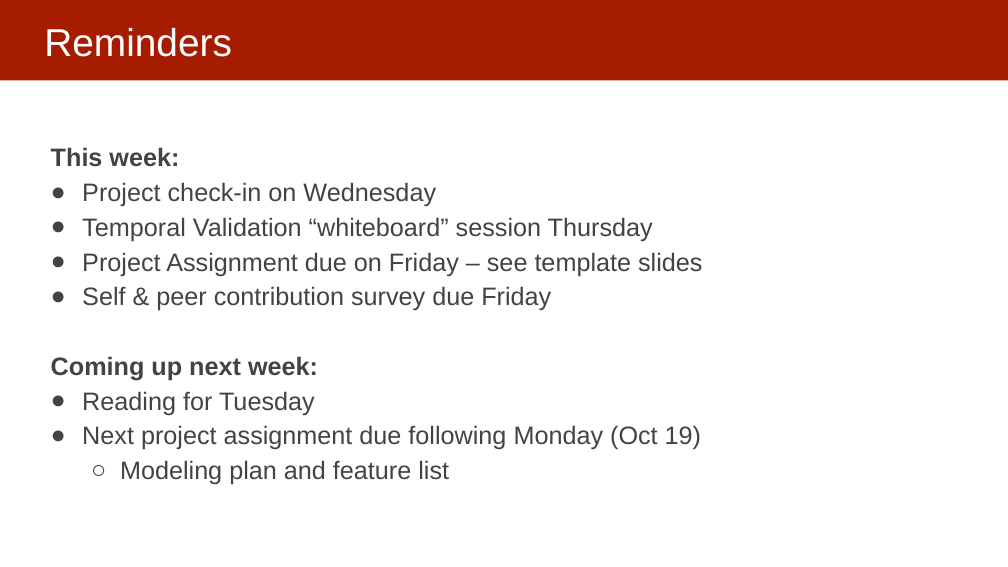
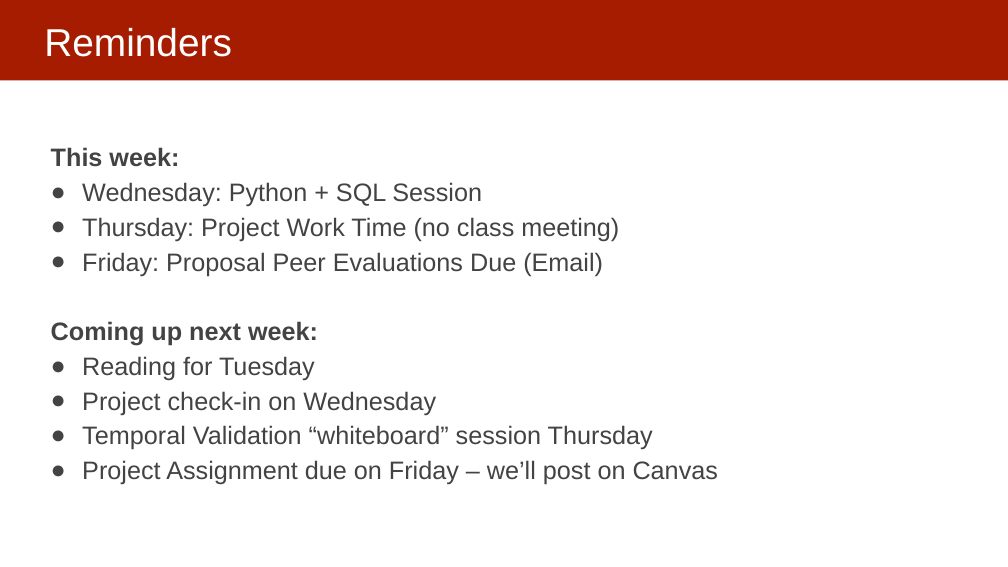
Before and after one commit to dssg/mlforpublicpolicylab, a slide deck: slide 2 of 05 - Performance and Evaluation Pt 1/Model Selection and Validation - Part I.pptx. Drawn at 1008x567 pixels with LibreOffice and Linux fonts; fonts in the diff are those of the drawing. Boxes give left, top, right and bottom in pixels: in the first picture for what was removed or moved away, otherwise in the second. Text is boxed around its words. In the diff, an @@ line names an element or a change of style, - is before the commit and + after.

```diff
--- a/05 - Performance and Evaluation Pt 1/Model Selection and Validation - Part I.pptx
+++ b/05 - Performance and Evaluation Pt 1/Model Selection and Validation - Part I.pptx
@@ text at <box>51,182,619,380</box>: paragraphs added @@
+● Wednesday: Python + SQL Session
+● Thursday: Project Work Time (no class meeting)
+● Friday: Proposal Peer Evaluations Due (Email)
+Coming up next week:
+● Reading for Tuesday
@@ text at <box>82,460,718,485</box>: text changed @@
-● Project Assignment due on Friday – see template slides
-● Self & peer contribution survey due Friday
-Coming up next week:
-● Reading for Tuesday
-● Next project assignment due following Monday (Oct 19)
-  ○ Modeling plan and feature list
+● Project Assignment due on Friday – we’ll post on Canvas
```
Also in this commit, not shown: 2 other slides changed, 1 slide added.
